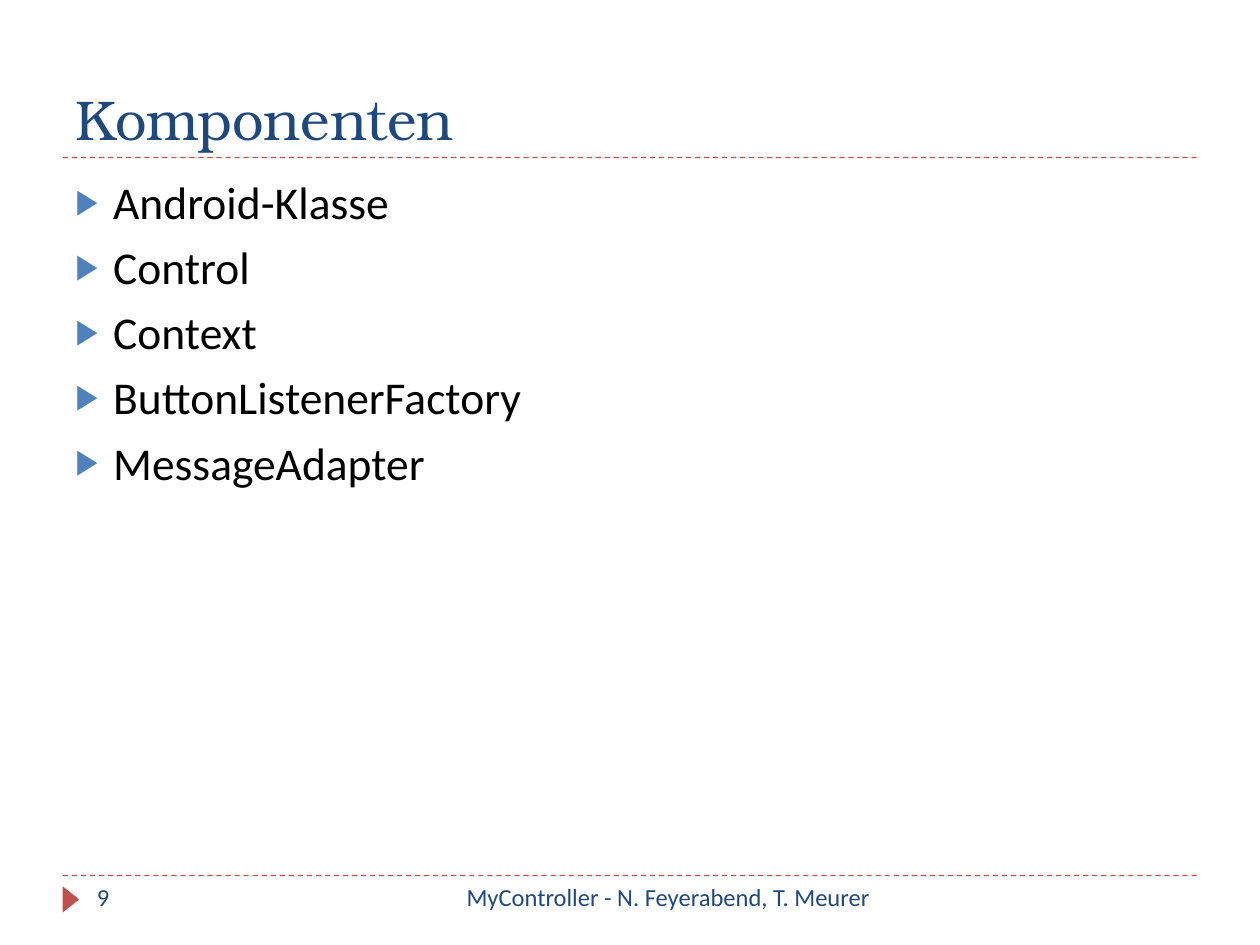
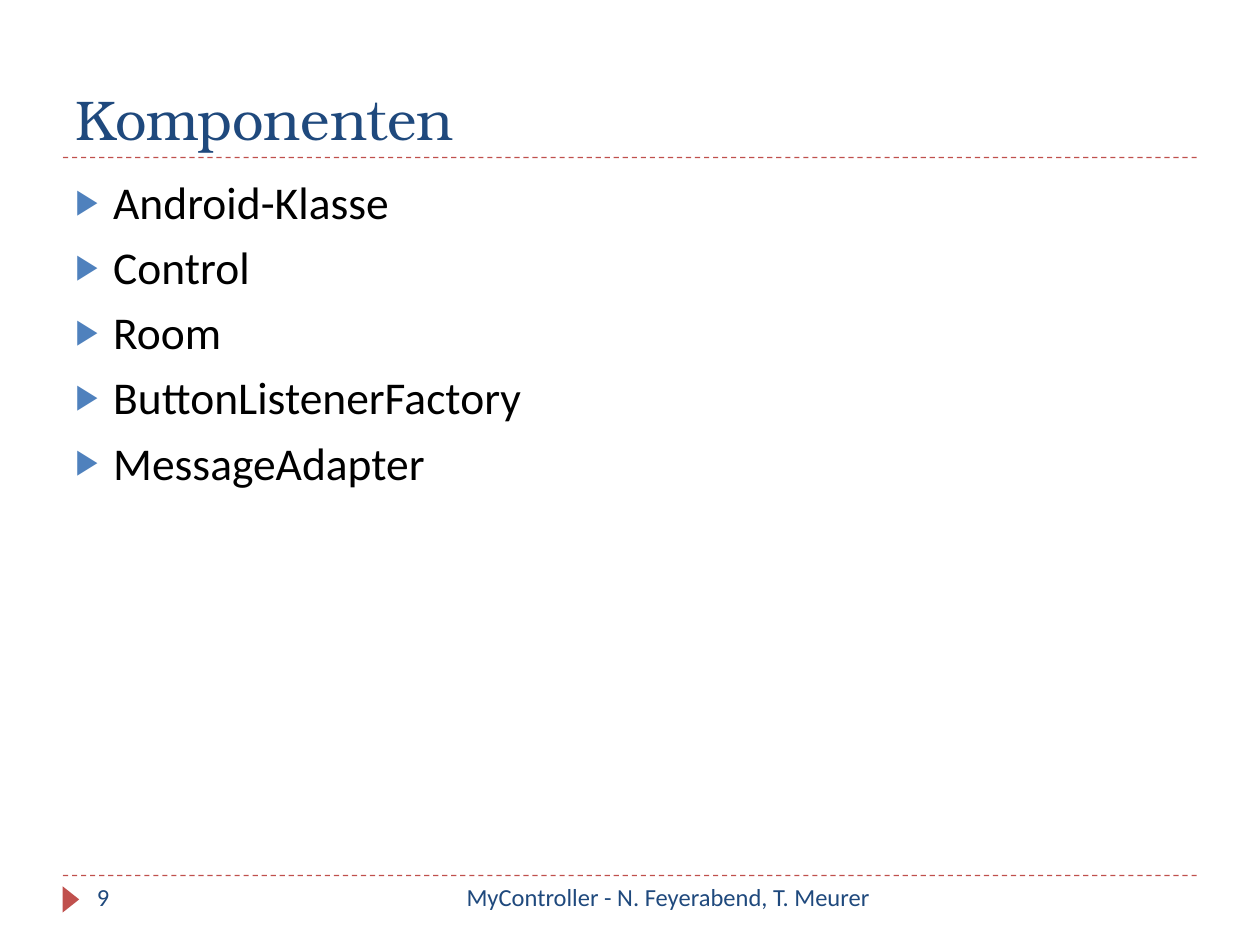
Before and after one commit to iBot/WP_SHC, a slide deck: slide 9 of dokumente/Präsentation/MyController.pptx. Drawn at 1260x945 pixels with LibreOffice and Linux fonts; fonts in the diff are those of the drawing. Boxes give left, top, right and bottom in pixels: in the first picture for what was removed or moved away, otherwise in the second. Text is boxed around its words. In the diff, an @@ line names an element or a change of style, - is before the commit and + after.

```diff
--- a/dokumente/Präsentation/MyController.pptx
+++ b/dokumente/Präsentation/MyController.pptx
@@ text at (113, 319, 221, 350): text changed @@
-▶ Context
+▶ Room
```
Also in this commit, not shown: 7 other slides changed.
